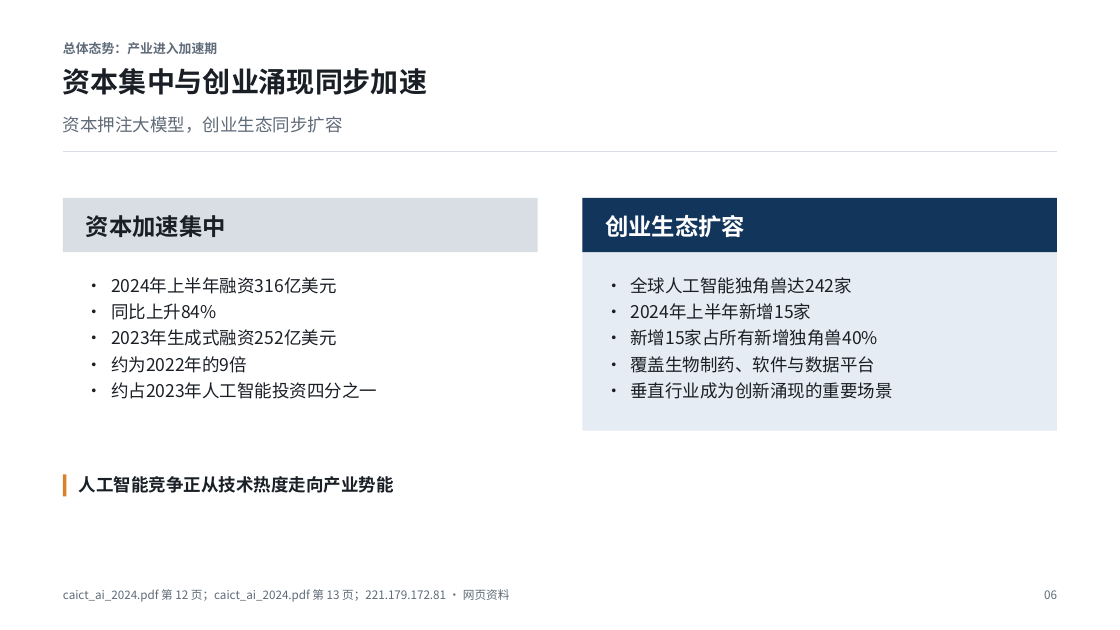
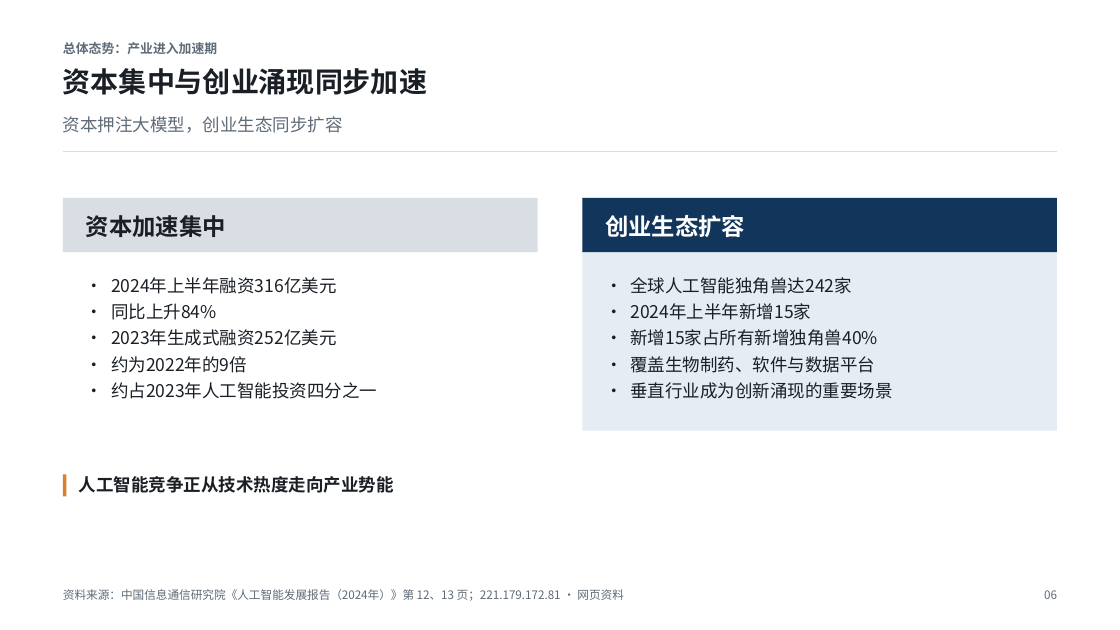
Before and after one commit to Liyilin66/ppt-agent, a slide deck: slide 6 of examples/caict-2024-sample.pptx. Drawn at 1120x630 pixels with LibreOffice and Linux fonts; fonts in the diff are those of the drawing. Boxes give left, top, right and bottom in pixels: in the first picture for what was removed or moved away, otherwise in the second. Text is boxed around its words. In the diff, an @@ line names an element or a change of style, - is before the commit and + after.

Commit message:
Show citations as report names instead of raw filenames
Footers named the uploaded file ("caict_ai_2024.pdf 第 7-13 页"), card
citations scaled up with sparse body text in accent blue, and the same page
was repeated on every card. On a management deck that reads as machine output.

Display only changes; validation still matches the uploaded filenames.
- Report names come from the document itself (PDF cover lines, DOCX title,
  Markdown heading); a cleaned filename stem is shown when nothing is found.
- Footer: "资料来源：issuer《title》第 7–13 页", one mention per report with its
  pages merged; it shortens in steps (issuer, then web titles, then sites
  only) against a measured one-line width instead of clipping mid-title.
- Card refs show only the page when the footer already names the report, use
  a fixed small muted caption, and are dropped when every card cites the
  same page.

The README sample was re-typeset from its cached content with no model or
search calls; its degraded pages are unchanged (3, 5, 18, 19).

Tested: uv run pytest (1699 passed); PowerPoint export of the sample and of
the MCP validation deck, longest footers checked on one line.

```diff
--- a/examples/caict-2024-sample.pptx
+++ b/examples/caict-2024-sample.pptx
@@ text at [63,589,624,601]: text changed @@
-caict_ai_2024.pdf 第 12 页；caict_ai_2024.pdf 第 13 页；221.179.172.81 · 网页资料
+资料来源：中国信息通信研究院《人工智能发展报告（2024年）》第 12、13 页；221.179.172.81 · 网页资料
```
Also in this commit, not shown: 16 other slides changed, 8 other files.
